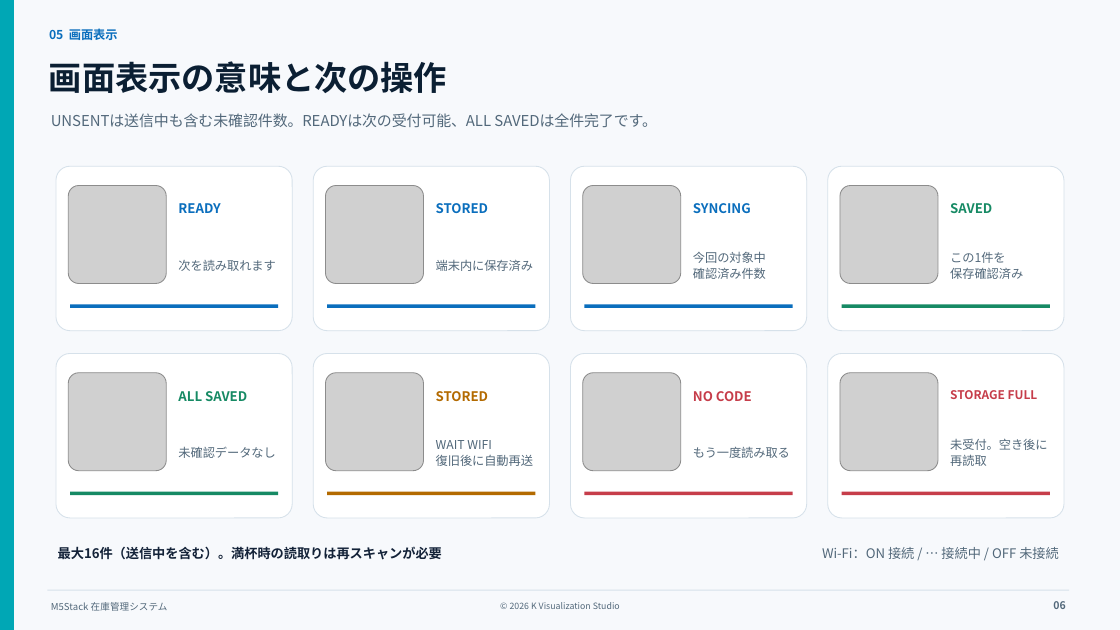
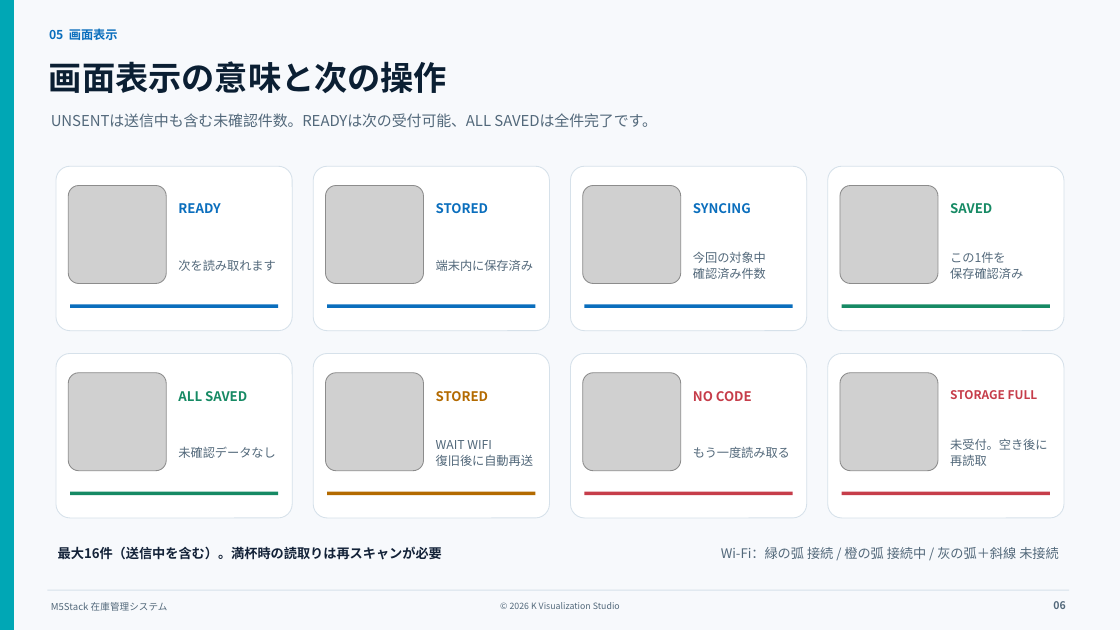
Before and after one commit to TikTak007/M5Stack-Inventory, a slide deck: slide 6 of docs/M5Stack_Inventory_Guide.pptx. Drawn at 1120x630 pixels with LibreOffice and Linux fonts; fonts in the diff are those of the drawing; grey boxes stand for pictures. Boxes give left, top, right and bottom in pixels: in the first picture for what was removed or moved away, otherwise in the second. Text is boxed around its words. In the diff, an @@ line names an element or a change of style, - is before the commit and + after.

```diff
--- a/docs/M5Stack_Inventory_Guide.pptx
+++ b/docs/M5Stack_Inventory_Guide.pptx
@@ text at (x1=721, y1=547, x2=1059, y2=559): text changed @@
-Wi-Fi：ON 接続 / … 接続中 / OFF 未接続
+Wi-Fi：緑の弧 接続 / 橙の弧 接続中 / 灰の弧＋斜線 未接続
```
Also in this commit, not shown: 36 other files.
